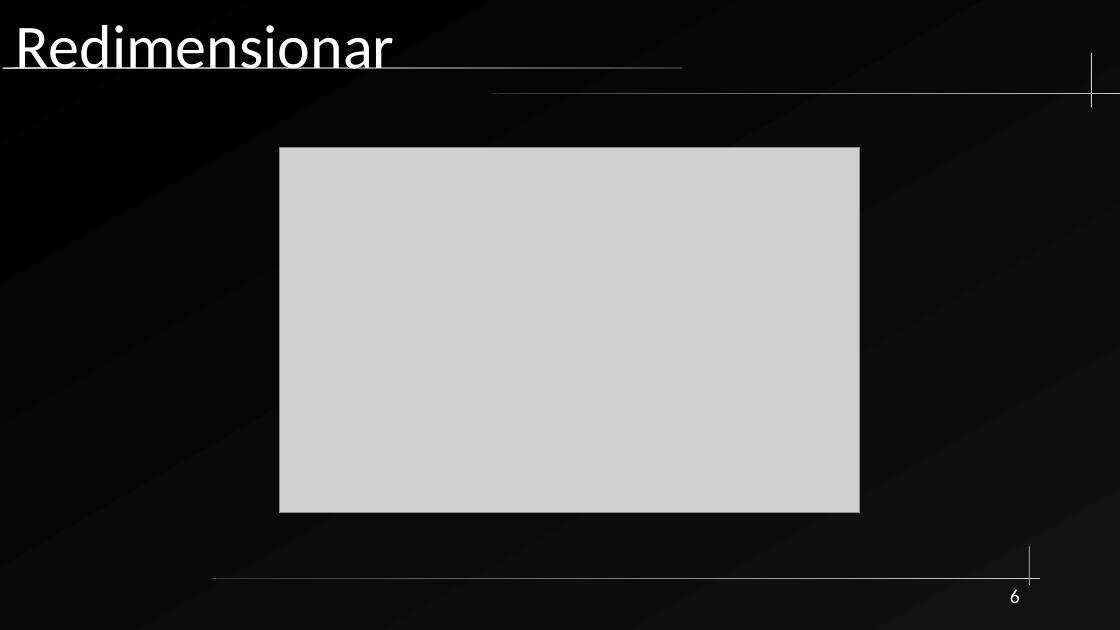
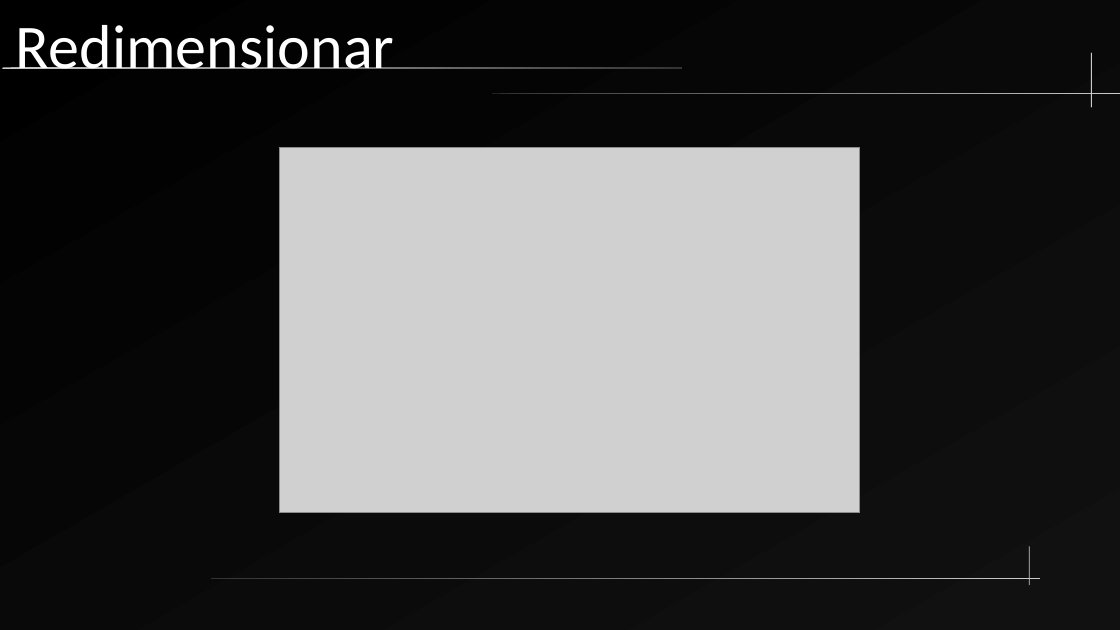
Before and after one commit to ViniciusSVal/LP2, a slide deck: slide 6 of Slides/EdVetSlide1.odp. Drawn at 1120x630 pixels with LibreOffice and Linux fonts; fonts in the diff are those of the drawing; grey boxes stand for pictures. Boxes give left, top, right and bottom in pixels: in the first picture for what was removed or moved away, otherwise in the second. Text is boxed around its words. In the diff, an @@ line names an element or a change of style, - is before the commit and + after.

```diff
--- a/Slides/EdVetSlide1.odp
+++ b/Slides/EdVetSlide1.odp
@@ page number removed at (x1=1010, y1=589, x2=1020, y2=603) @@
-6
```
Also in this commit, not shown: 6 other slides changed.
